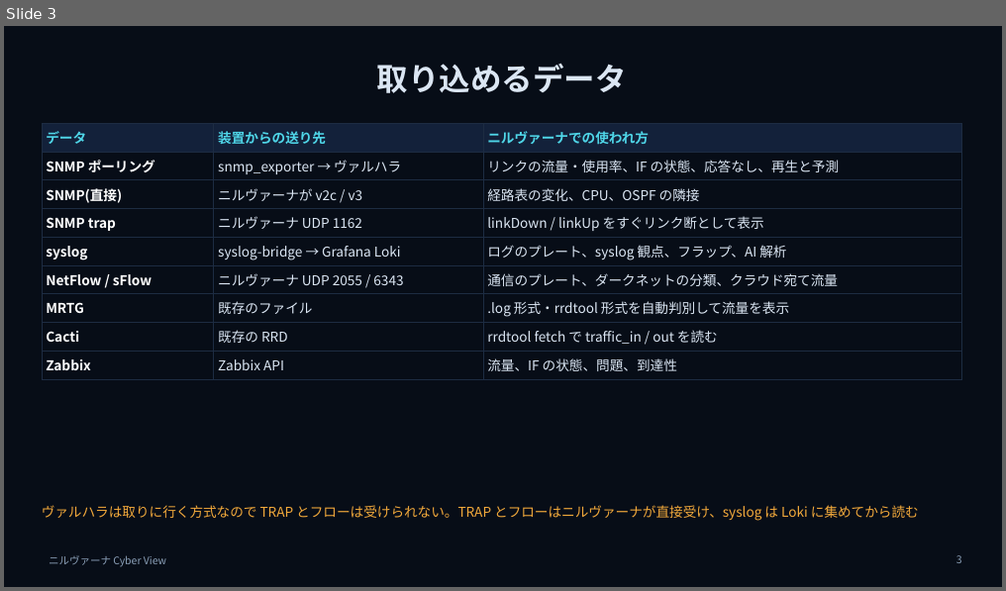
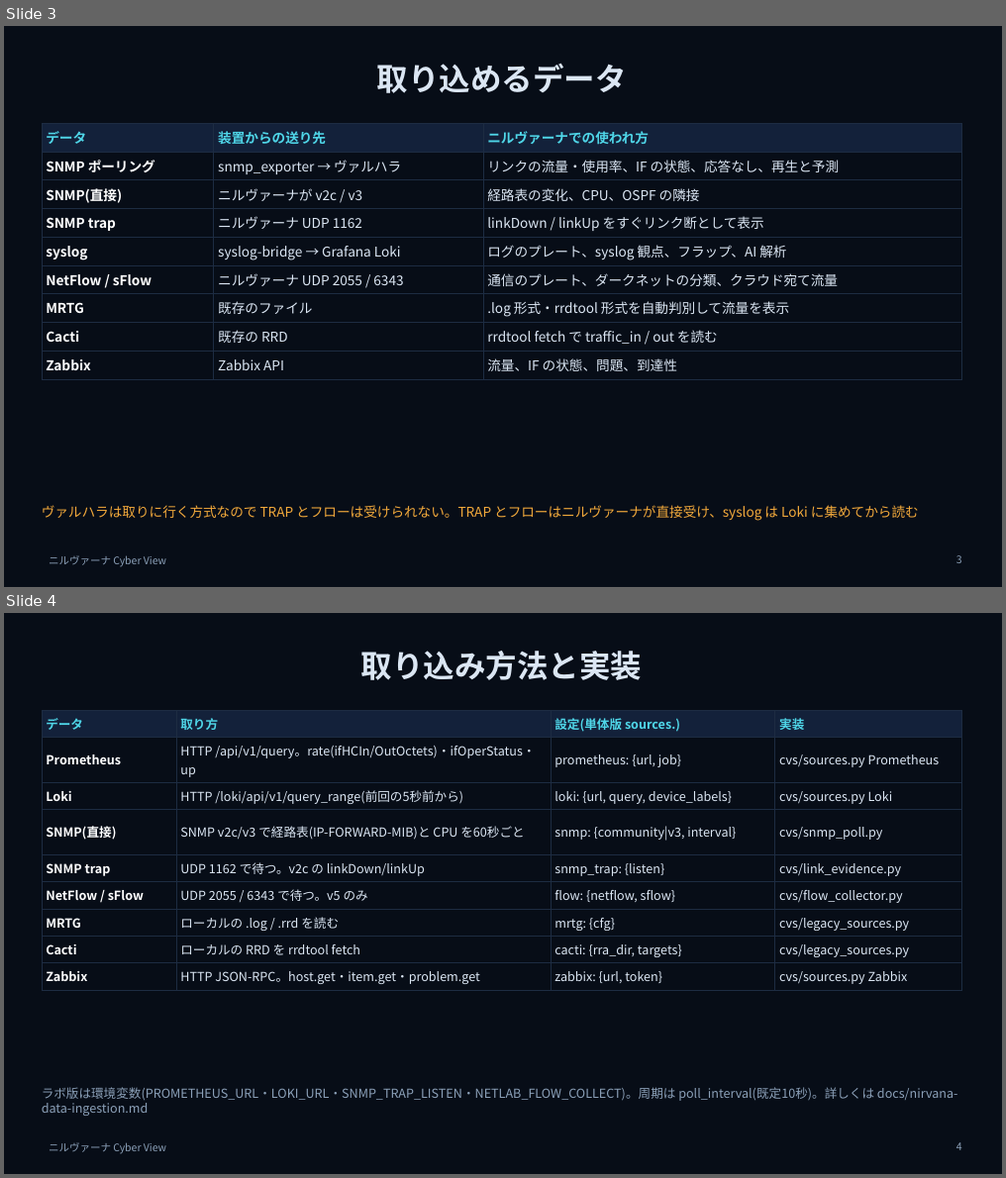
Before and after one commit to w-index-m/network-lab-emulator, a slide deck: docs/nirvana-introduction.pptx. Shown one above the other, each under a label of ours: slide 3 before the commit, slides 3 and 4 after it. The pictures are 1006x591 and 1006x1178 pixels, drawn with LibreOffice and Linux fonts; fonts in the diff are those of the drawing. Boxes give left, top, right and bottom in pixels: in the first picture for what was removed or moved away, otherwise in the second. Text is boxed around its words. In the diff, an @@ line names an element or a change of style, - is before the commit and + after.

```diff
--- a/docs/nirvana-introduction.pptx
+++ b/docs/nirvana-introduction.pptx
@@ slide 4 added at [4,613,1002,1174], background #070D17; not listed: 1 template element that a slide beside it also shows @@
@@ title added at [361,651,642,680], 30 pt, text #DBE6F3, bold @@
+取り込み方法と実装
@@ table added at [42,710,962,988], 9 rows, 4 columns @@
+データ | 取り方 | 設定(単体版 sources.) | 実装
+Prometheus | HTTP /api/v1/query。rate(ifHCIn/OutOctets)・ifOperStatus・up | prometheus: {url, job} | cvs/sources.py Prometheus
+Loki | HTTP /loki/api/v1/query_range(前回の5秒前から) | loki: {url, query, device_labels} | cvs/sources.py Loki
+SNMP(直接) | SNMP v2c/v3 で経路表(IP-FORWARD-MIB)と CPU を60秒ごと | snmp: {community|v3, interval} | cvs/snmp_poll.py
+SNMP trap | UDP 1162 で待つ。v2c の linkDown/linkUp | snmp_trap: {listen} | cvs/link_evidence.py
+NetFlow / sFlow | UDP 2055 / 6343 で待つ。v5 のみ | flow: {netflow, sflow} | cvs/flow_collector.py
+MRTG | ローカルの .log / .rrd を読む | mrtg: {cfg} | cvs/legacy_sources.py
+Cacti | ローカルの RRD を rrdtool fetch | cacti: {rra_dir, targets} | cvs/legacy_sources.py
+Zabbix | HTTP JSON-RPC。host.get・item.get・problem.get | zabbix: {url, token} | cvs/sources.py Zabbix
@@ text added at [42,1087,958,1116], 12 pt, text #8BA0B8 @@
+ラボ版は環境変数(PROMETHEUS_URL・LOKI_URL・SNMP_TRAP_LISTEN・NETLAB_FLOW_COLLECT)。周期は poll_interval(既定10秒)。詳しくは docs/nirvana-data-ingestion.md
@@ page number added at [956,1143,962,1151], 10 pt, text #8BA0B8 @@
+4
```
Also in this commit, not shown: 1 other slide added, 6 other files.
